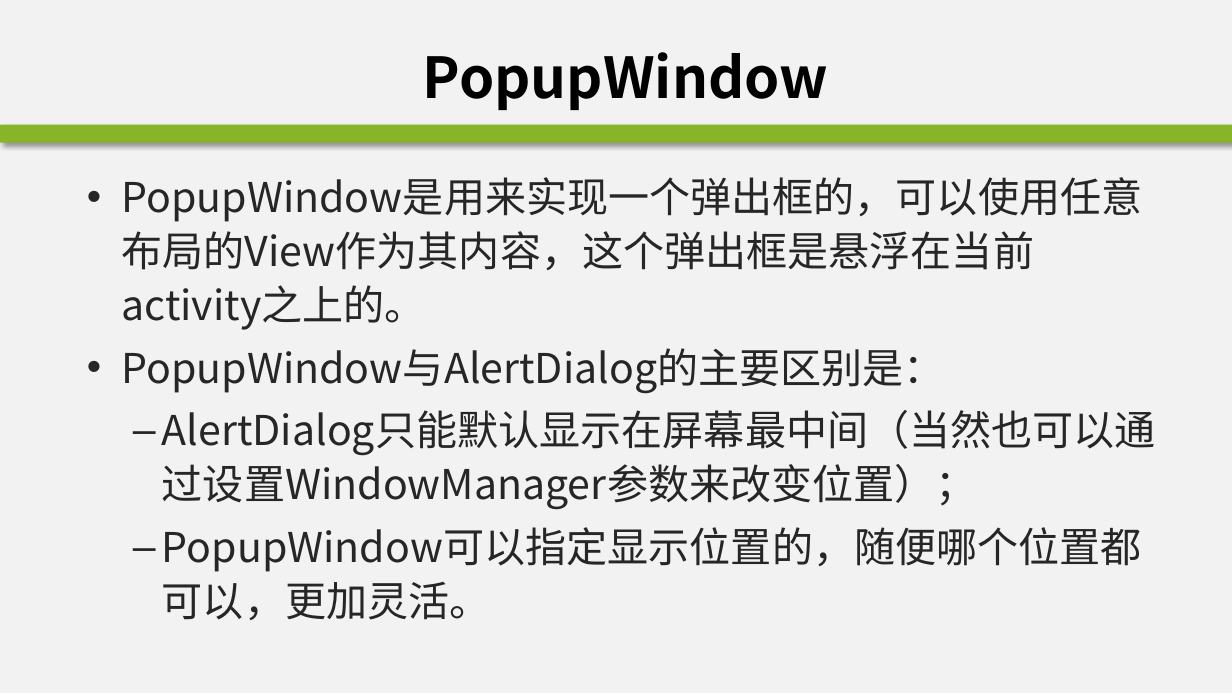
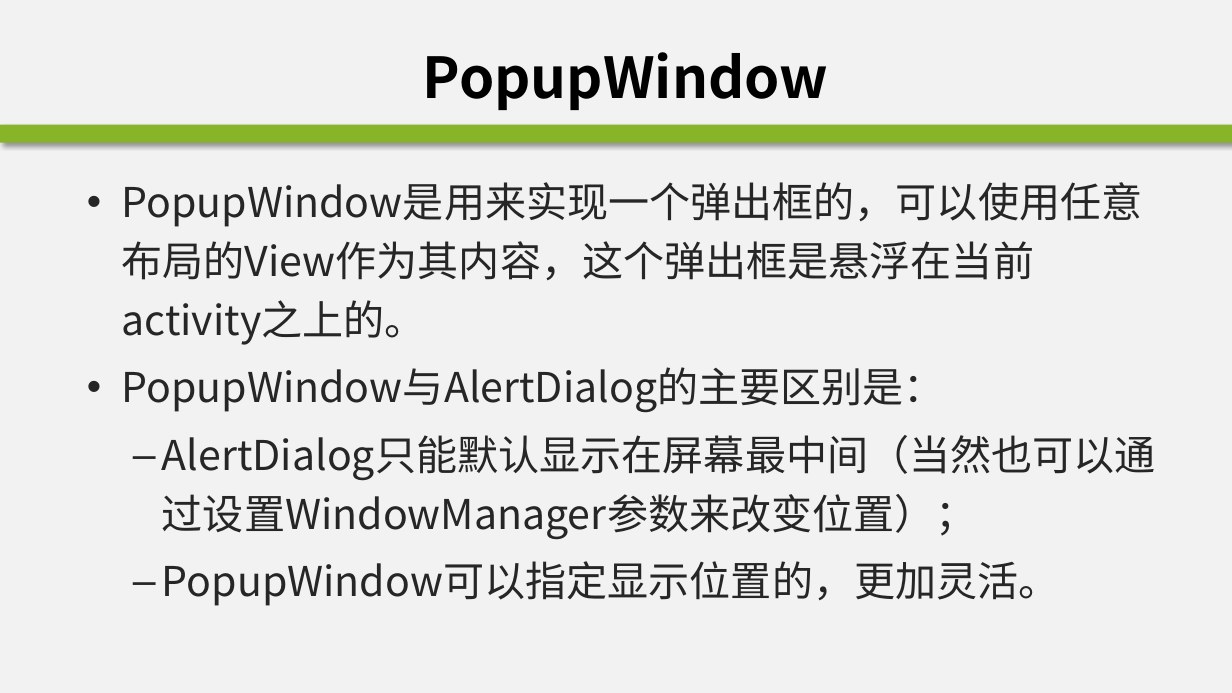
Before and after one commit to edu2act/course-android, a slide deck: slide 20 of materials/slides/ch02-4.pptx. Drawn at 1232x693 pixels with LibreOffice and Linux fonts; fonts in the diff are those of the drawing; background and template pictures are left out. Boxes give left, top, right and bottom in pixels: in the first picture for what was removed or moved away, otherwise in the second. Text is boxed around its words. In the diff, an @@ line names an element or a change of style, - is before the commit and + after.

```diff
--- a/materials/slides/ch02-4.pptx
+++ b/materials/slides/ch02-4.pptx
@@ text at bbox=[121, 182, 1156, 540]: line spacing 1.1 to 1.2 @@
@@ text at bbox=[162, 561, 1060, 606]: text changed @@
-  – PopupWindow可以指定显示位置的，随便哪个位置都可以，更加灵活。
+  – PopupWindow可以指定显示位置的，更加灵活。
```
Also in this commit, not shown: 17 other slides changed, 1 slide added, 1 other file.
